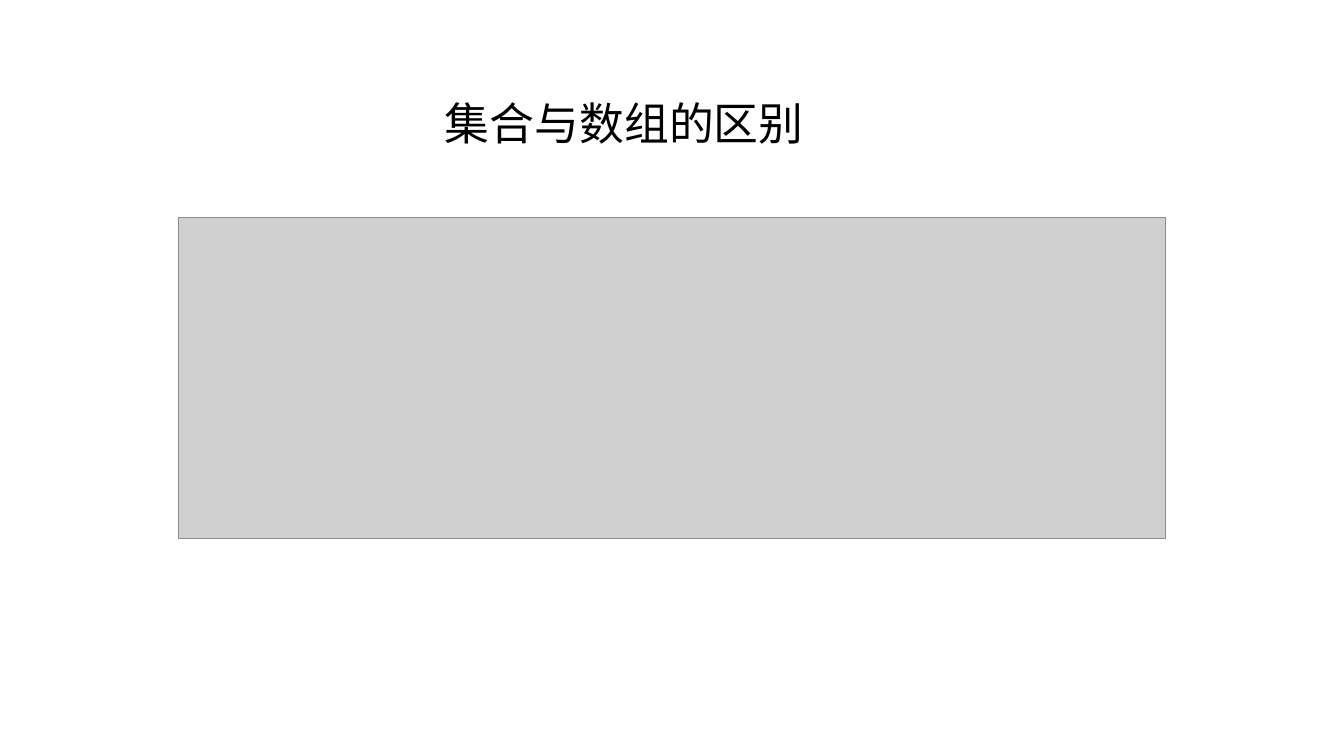
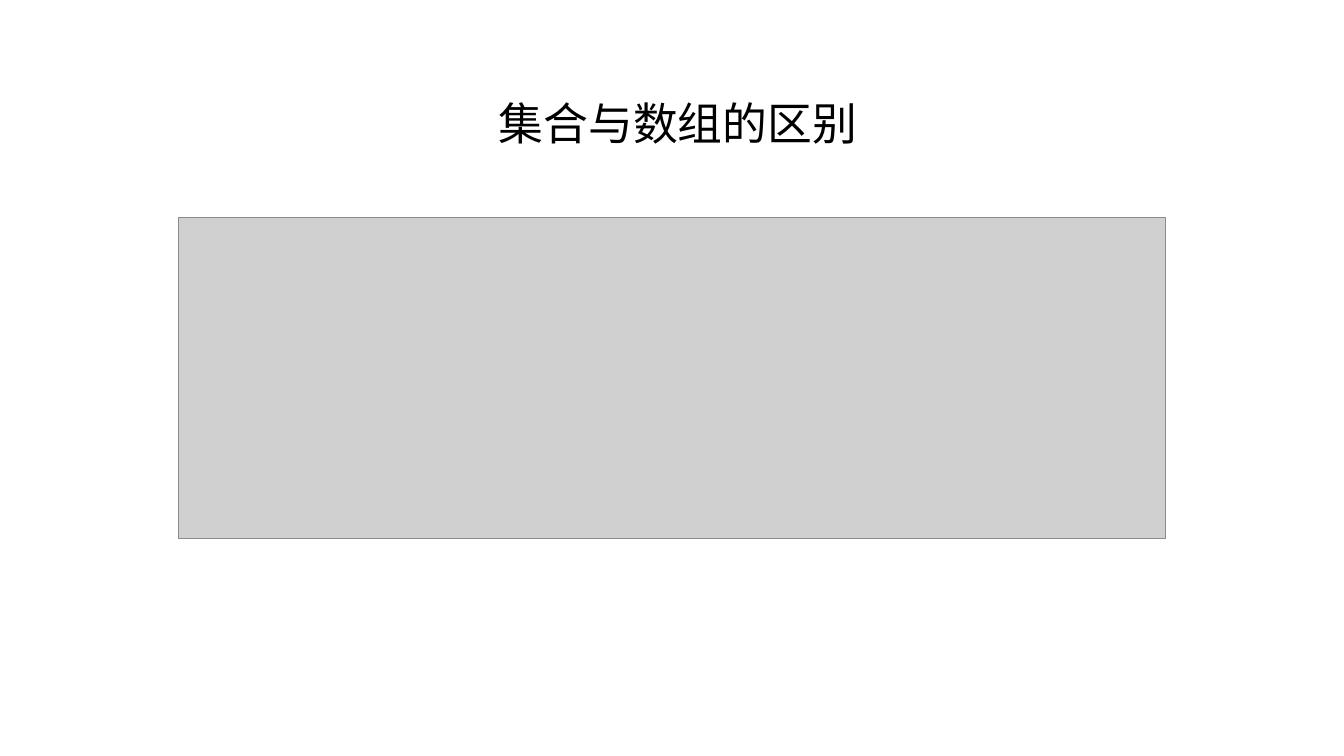
Before and after one commit to linkknown/PPT, a slide deck: slide 5 of 基础PPT/第7章：Java集合操作.pptx (slide 12 before the commit). Drawn at 1344x756 pixels with LibreOffice and Linux fonts; fonts in the diff are those of the drawing; grey boxes stand for pictures; background and template pictures are left out. Boxes give left, top, right and bottom in pixels: in the first picture for what was removed or moved away, otherwise in the second. Text is boxed around its words. In the diff, an @@ line names an element or a change of style, - is before the commit and + after.

```diff
--- a/基础PPT/第7章：Java集合操作.pptx
+++ b/基础PPT/第7章：Java集合操作.pptx
@@ text "集合与数组的区别": place and size @@
-text "集合与数组的区别" at (445,102,804,144)
+text "集合与数组的区别" at (499,102,858,144)
@@ text "集合与数组的区别" at (499,102,858,144): alignment left to centre @@
```
Also in this commit, not shown: 13 other slides changed, 2 slides added, 2 slides removed, 1 other file.
